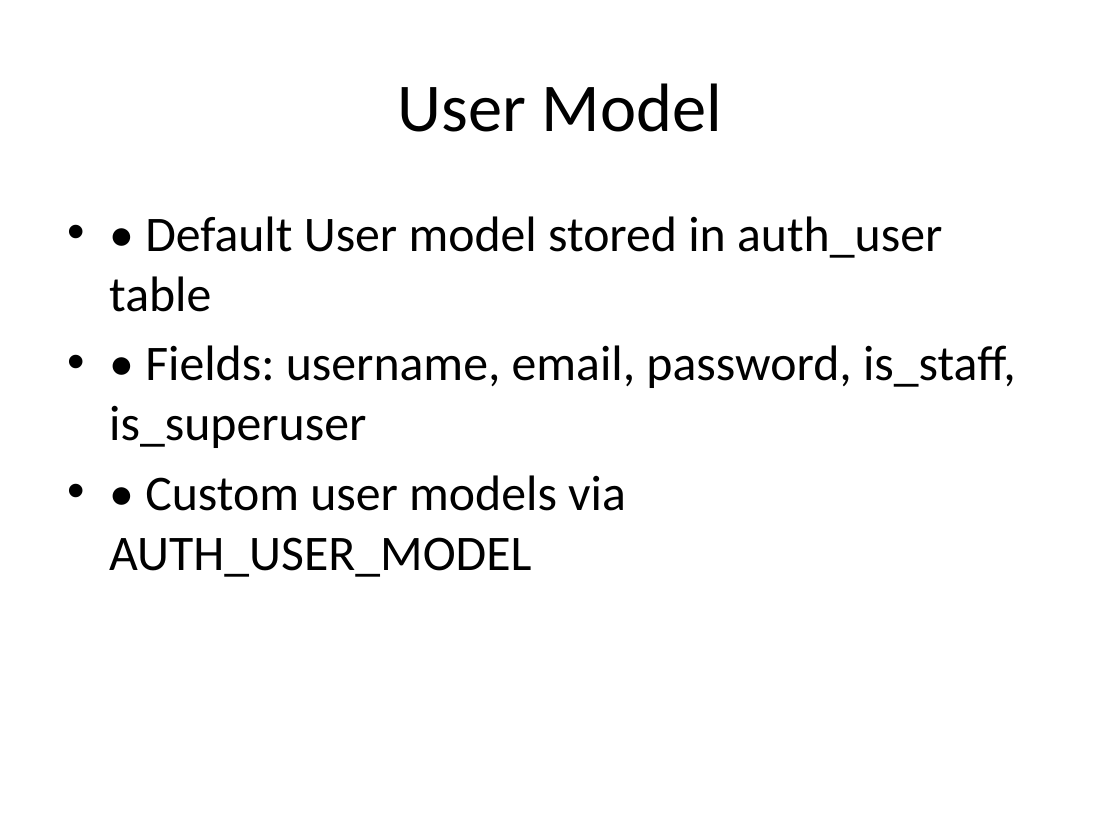
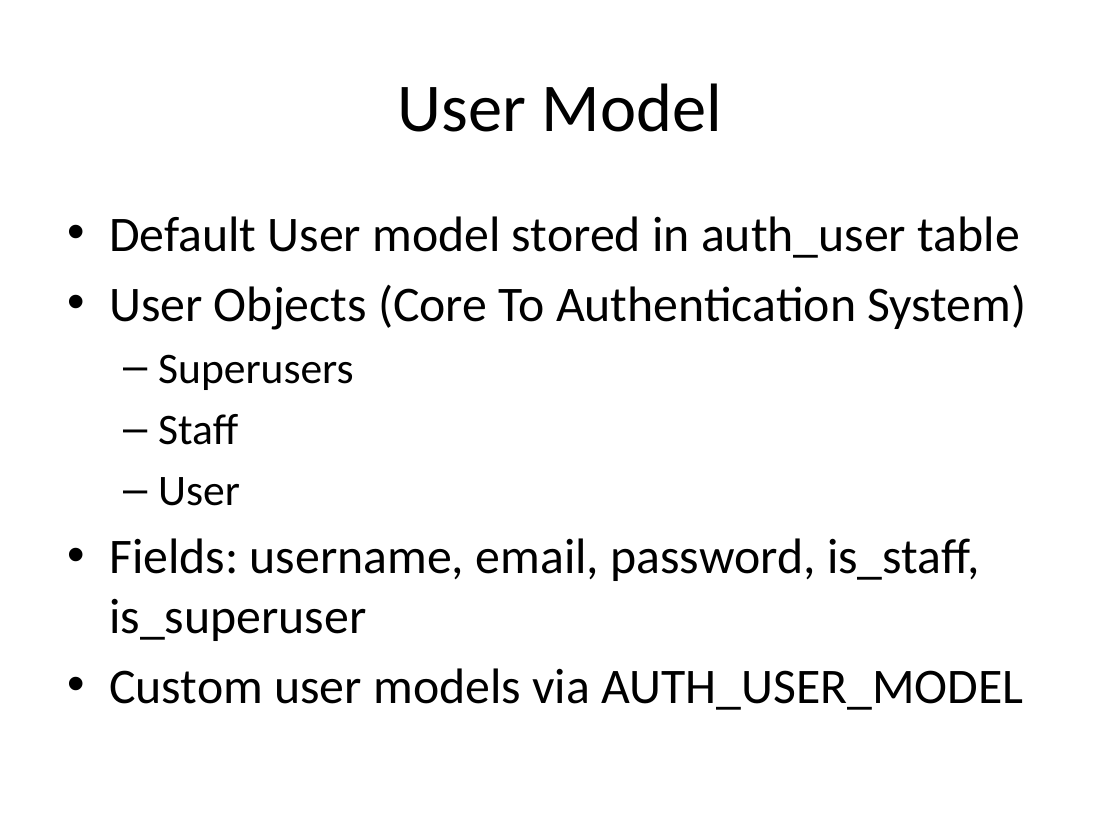
Before and after one commit to seanwhs/Django-Authorization-Crash-Course, a slide deck: slide 5 of django_auth_slides.pptx (slide 3 before the commit). Drawn at 1120x840 pixels with LibreOffice and Linux fonts; fonts in the diff are those of the drawing. Boxes give left, top, right and bottom in pixels: in the first picture for what was removed or moved away, otherwise in the second. Text is boxed around its words. In the diff, an @@ line names an element or a change of style, - is before the commit and + after.

```diff
--- a/django_auth_slides.pptx
+++ b/django_auth_slides.pptx
@@ text at [109,216,1026,710]: text changed @@
-• • Default User model stored in auth_user table
-• • Fields: username, email, password, is_staff, is_superuser
-• • Custom user models via AUTH_USER_MODEL
+• Default User model stored in auth_user table
+• User Objects (Core To Authentication System)
+  – Superusers
+  – Staff
+  – User
+• Fields: username, email, password, is_staff, is_superuser
+• Custom user models via AUTH_USER_MODEL
```
Also in this commit, not shown: 8 other slides changed, 4 slides added.
